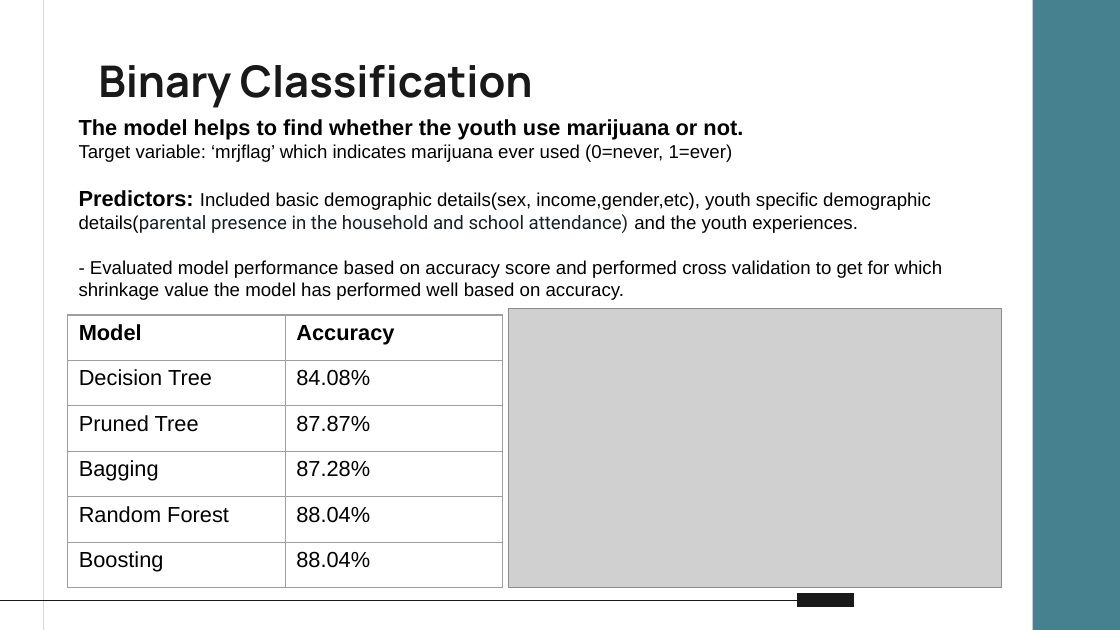
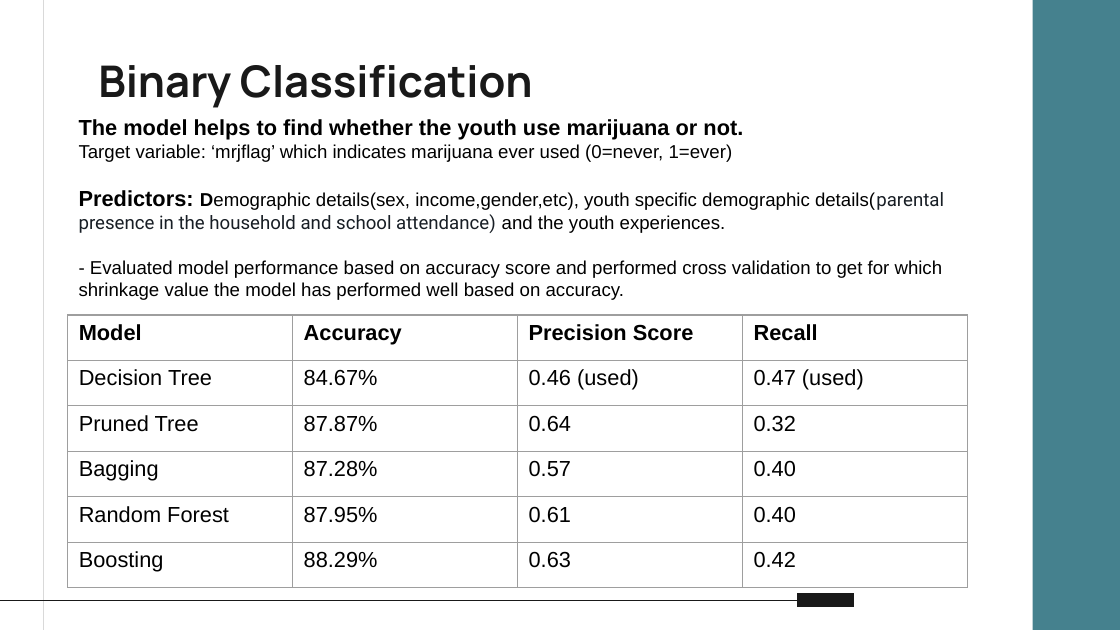
Before and after one commit to Sowjanya2502/Youth-Marijuana-Use-Analysis-and-Prediction, a slide deck: slide 5 of Youth_marijuana_use_analysis.pptx. Drawn at 1120x630 pixels with LibreOffice and Linux fonts; fonts in the diff are those of the drawing; grey boxes stand for pictures. Boxes give left, top, right and bottom in pixels: in the first picture for what was removed or moved away, otherwise in the second. Text is boxed around its words. In the diff, an @@ line names an element or a change of style, - is before the commit and + after.

```diff
--- a/Youth_marijuana_use_analysis.pptx
+++ b/Youth_marijuana_use_analysis.pptx
@@ text at (79, 190, 944, 233): text changed @@
-Predictors: Included basic demographic details(sex, income,gender,etc), youth specific demographic details(parental presence in the household and school attendance) and the youth experiences.
+Predictors: Demographic details(sex, income,gender,etc), youth specific demographic details(parental presence in the household and school attendance) and the youth experiences.
@@ table at (67, 315, 968, 587) @@
-column 2: Accuracy | 84.08% | 87.87% | 87.28% | 88.04% | 88.04%
+column 2: Accuracy | 84.67% | 87.87% | 87.28% | 87.95% | 88.29%
+column 3: Precision Score | 0.46 (used) | 0.64 | 0.57 | 0.61 | 0.63
+column 4: Recall | 0.47 (used) | 0.32 | 0.40 | 0.40 | 0.42
@@ table: place and size @@
-table at (67, 315, 502, 587)
+table at (67, 315, 968, 587)
@@ picture removed at (508, 308, 1001, 587) @@
```
Also in this commit, not shown: 5 other slides changed, 3 slides added, 1 slide removed, 1 other file.
